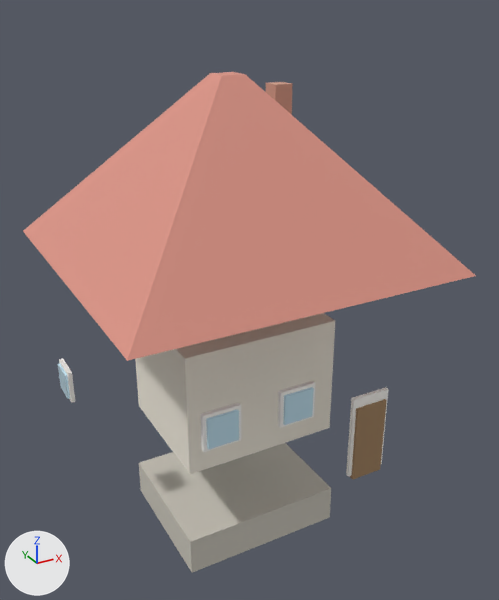
The glTF model public/assets/models/house.glb, before and after one commit.
Camera for both pictures: a 50 mm lens placed at (-3.6, -7.03, 5.95), pointed at (0.13, -0.25, 2.56). The lights are fixed; the arrows at lower left show +X, +Y and +Z. The older version comes first. Vertices at exactly the same position are counted once.

Objects in the first picture: 'House'.
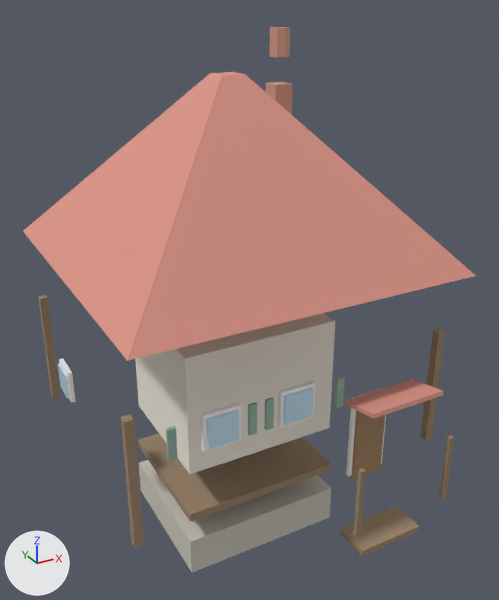
Edits to the bpy script that builds the scene:
```text
Add mat_shutter:
    mat_shutter = principled_material('Shutter')
    mat_shutter.base_color = (0.3, 0.45, 0.36)  # greyish green #95b3a2
    mat_shutter.roughness = 0.8
Add mat_timber:
    mat_timber = principled_material('Timber')
    mat_timber.base_color = (0.34, 0.24, 0.15)  # brown #9e866c
    mat_timber.roughness = 0.9
Change me_cube:
    used by ob_house; location = (0.0, 0.0, 0.0)
    remove me_cube.from_pydata(...)  # 96 vertices, 144 faces; spans x -2.08..2.02, y -2.02..2.02, z -0.69..5.18
    add me_cube.from_pydata(...)  # 216 vertices, 328 faces; spans x -2.08..2.02, y -2.45..2.02, z -0.69..5.59
    me_cube part 1: a new loose piece, an 8-sided cylinder along z spanning x 1.07..1.33, y 0.77..1.03, z 5.25..5.59, in mat_brick (beige #cb9986)
    me_cube part 2: a new loose piece, a box spanning x -1.99..-1.89, y -1.69..-1.59, z 0.787..2.312, in mat_timber (brown #9e866c)
    me_cube part 3: a new loose piece, a box spanning x 1.89..1.99, y -1.69..-1.59, z 0.787..2.312, in mat_timber (brown #9e866c)
    me_cube part 4: a new loose piece, a box spanning x -1.99..-1.89, y 1.59..1.69, z 0.787..2.312, in mat_timber (brown #9e866c)
    me_cube part 5: a new loose piece, a box spanning x -1.03..1.03, y -0.88..0.88, z 0.1..0.22, in mat_timber (brown #9e866c)
    me_cube part 6: a new loose piece, a box spanning x 0.475..1.325, y -2.312..-1.887, z 0.06..0.14, in mat_timber (brown #9e866c)
    me_cube part 7: a new loose piece, a box spanning x 0.252..0.308, y -2.447..-2.393, z 0.543..1.418, in mat_timber (brown #9e866c)
    me_cube part 8: a new loose piece, a box spanning x 1.492..1.548, y -2.447..-2.393, z 0.543..1.418, in mat_timber (brown #9e866c)
    me_cube part 9: a new loose piece, a box spanning x -1.595..-1.505, y -1.758..-1.722, z 1.77..2.13, in mat_shutter (greyish green #95b3a2)
    me_cube part 10: a new loose piece, a box spanning x -0.495..-0.405, y -1.758..-1.722, z 1.77..2.13, in mat_shutter (greyish green #95b3a2)
    me_cube part 11: a new loose piece, a box spanning x -0.695..-0.605, y -1.758..-1.722, z 1.77..2.13, in mat_shutter (greyish green #95b3a2)
    me_cube part 12: a new loose piece, a box spanning x 0.405..0.495, y -1.758..-1.722, z 1.77..2.13, in mat_shutter (greyish green #95b3a2)
    me_cube part 13
    8 vertices are added at x 0.42..1.38, y -2.37..-1.87, z 1.87..2.03
    12 new faces join them, mat_roof (pink #dd9586)
    other edits to the shape of me_cube do not show in these pictures
    add me_cube.materials.append(mat_timber)  # brown #9e866c
    add me_cube.materials.append(mat_shutter)  # greyish green #95b3a2
```

What differs and where, as boxes (x1, y1, x2, y2) in the pictures (499 x 600 px):
'House', reshaped (9% taller): before (23, 72, 476, 573); after (23, 27, 476, 573)
part 1 of me_cube, added (beige): after (270, 27, 290, 57)
part 2 of me_cube, added (brown): after (121, 414, 144, 548)
part 3 of me_cube, added (brown): after (420, 328, 445, 441)
part 4 of me_cube, added (brown): after (38, 295, 60, 399)
part 5 of me_cube, added (brown): after (138, 433, 331, 522)
part 6 of me_cube, added (brown): after (340, 505, 420, 556)
part 7 of me_cube, added (brown): after (353, 468, 366, 538)
part 8 of me_cube, added (brown): after (439, 435, 454, 501)
part 9 of me_cube, added: after (166, 426, 177, 461)
part 10 of me_cube, added: after (264, 397, 274, 430)
part 11 of me_cube, added: after (248, 402, 257, 436)
part 12 of me_cube, added: after (335, 376, 345, 408)
part 13 of me_cube, added (pink): after (345, 379, 443, 418)
